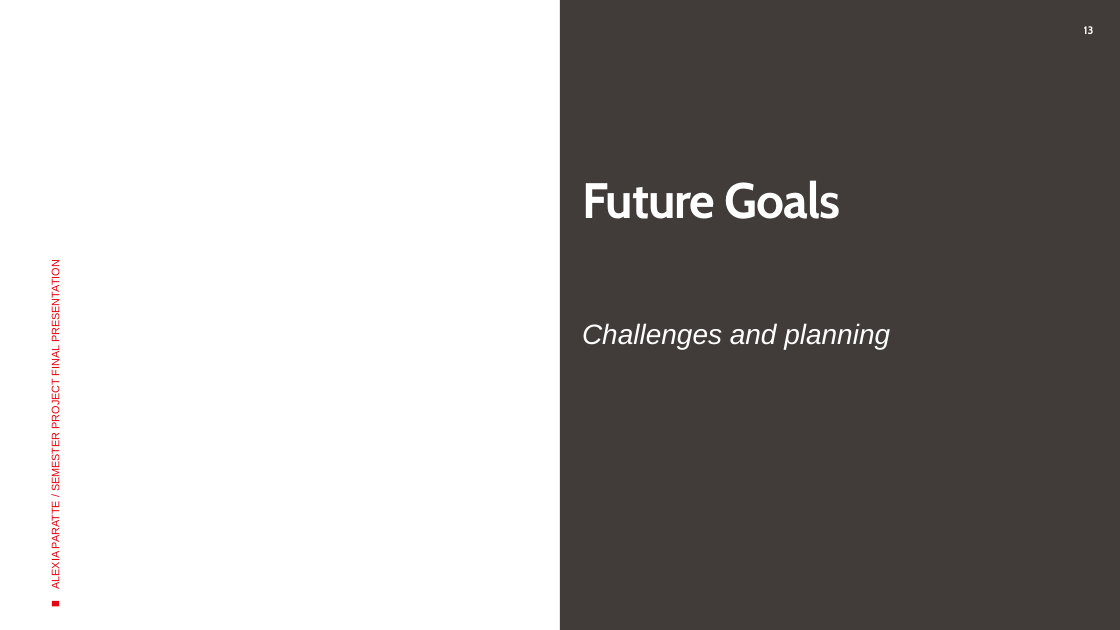
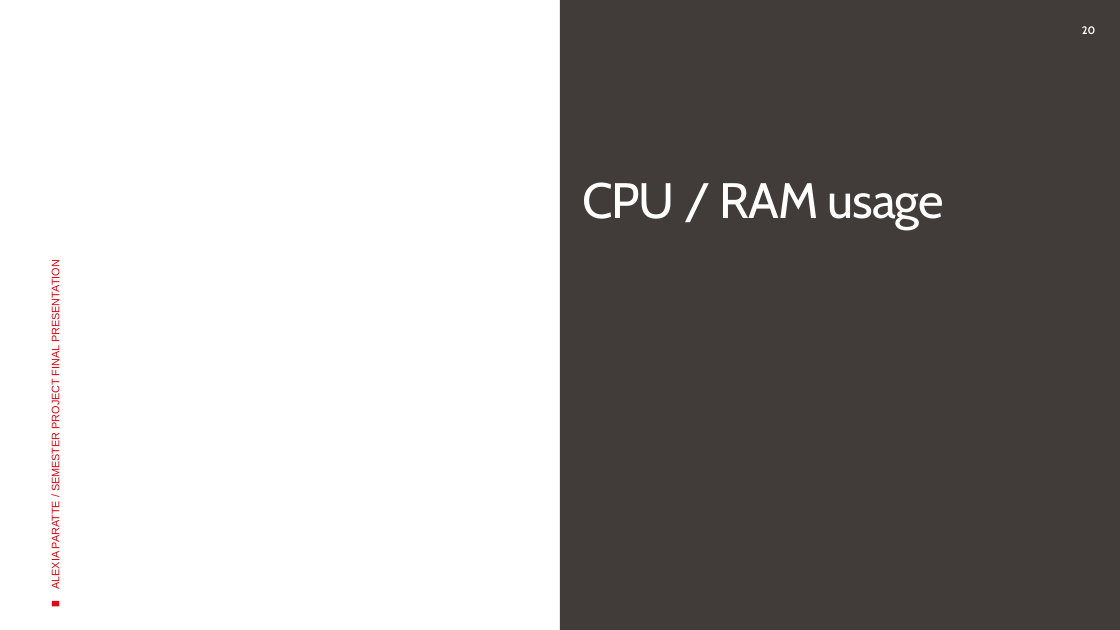
Before and after one commit to araccoon22/Semester-project, a slide deck: slide 20 of Documentation/Reports/Final Presentation - Semester project.pptx (slide 13 before the commit). Drawn at 1120x630 pixels with LibreOffice and Linux fonts; fonts in the diff are those of the drawing; background and template pictures are left out. Boxes give left, top, right and bottom in pixels: in the first picture for what was removed or moved away, otherwise in the second. Text is boxed around its words. In the diff, an @@ line names an element or a change of style, - is before the commit and + after.

```diff
--- a/Documentation/Reports/Final Presentation - Semester project.pptx
+++ b/Documentation/Reports/Final Presentation - Semester project.pptx
@@ page number at [1082,26,1095,34]: text changed @@
-13
+20
@@ title at [582,182,945,228]: text changed; bold off @@
-Future Goals
+CPU / RAM usage
@@ text removed at [582,323,890,349] @@
-Challenges and planning
```
Also in this commit, not shown: 8 other slides changed, 9 slides added, 6 other files.
